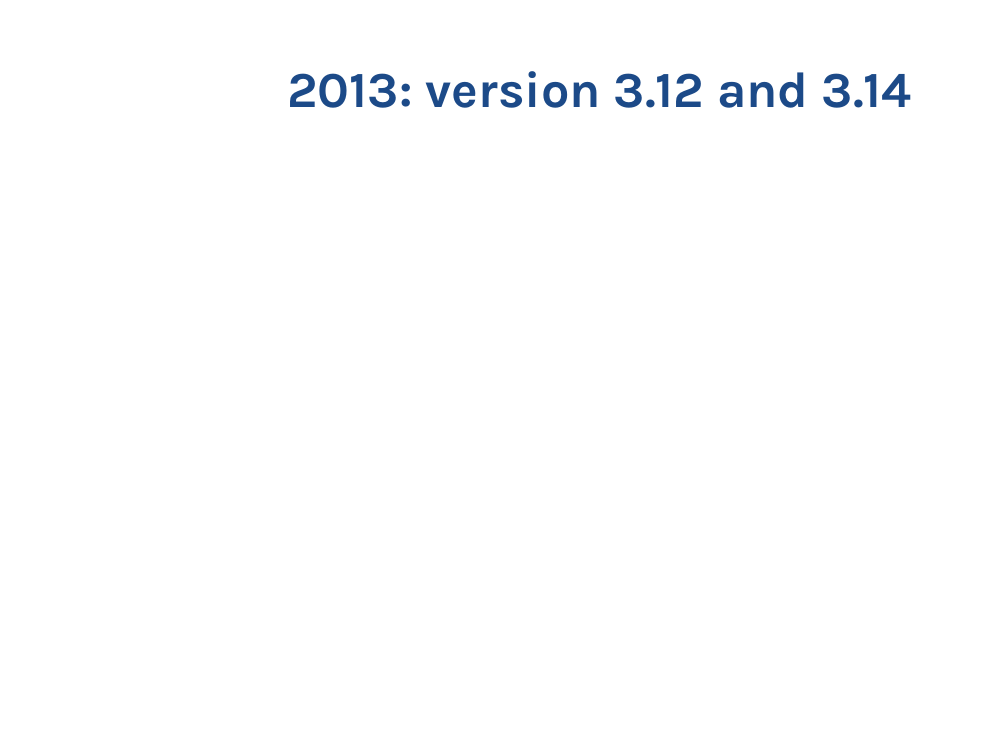
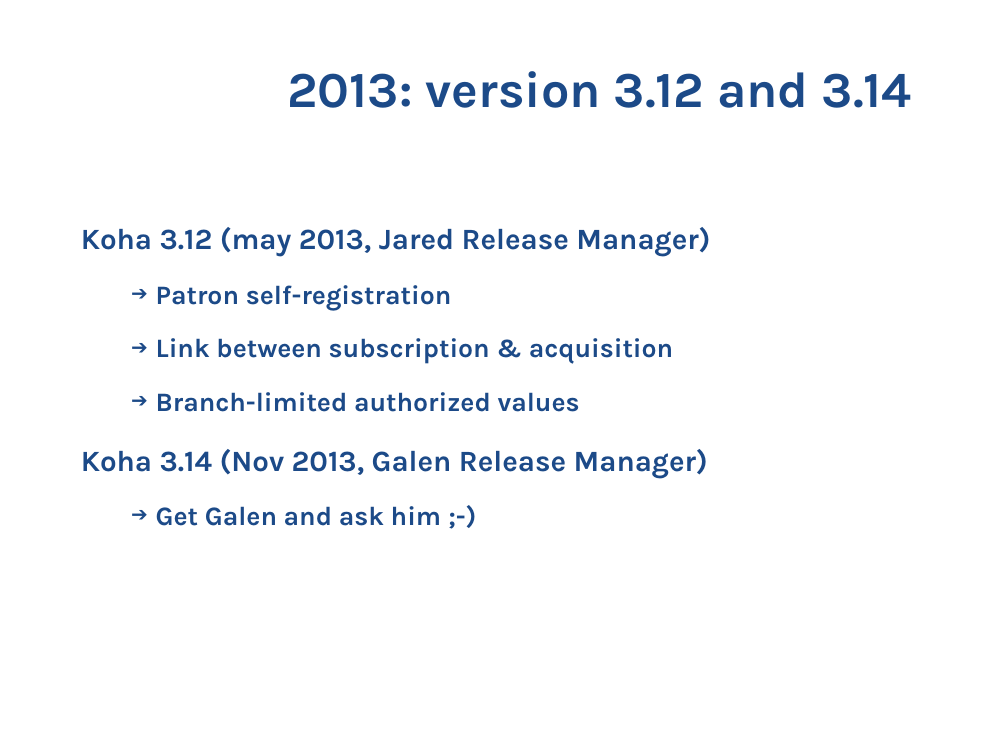
Before and after one commit to ranginui/presentation, a slide deck: slide 20 of kohacon13/history/history.odp (slide 19 before the commit). Drawn at 1008x756 pixels with LibreOffice and Linux fonts; fonts in the diff are those of the drawing; background and template pictures are left out. Boxes give left, top, right and bottom in pixels: in the first picture for what was removed or moved away, otherwise in the second. Text is boxed around its words. In the diff, an @@ line names an element or a change of style, - is before the commit and + after.

```diff
--- a/kohacon13/history/history.odp
+++ b/kohacon13/history/history.odp
@@ text added at box(81, 227, 710, 526), 19 pt, text #1C4A88, bold @@
+Koha 3.12 (may 2013, Jared Release Manager)
+  ➔ Patron self-registration
+  ➔ Link between subscription & acquisition
+  ➔ Branch-limited authorized values
+Koha 3.14 (Nov 2013, Galen Release Manager)
+  ➔ Get Galen and ask him ;-)
```
Also in this commit, not shown: 4 other slides changed, 1 slide added, 1 other file.
